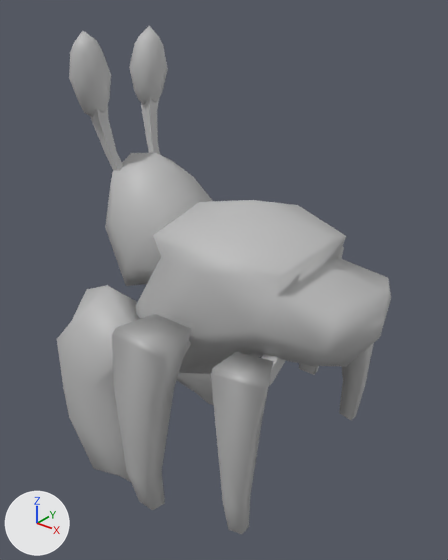
Renders of the FBX model Assets/Models/Main_Crabbo.fbx from each side of a commit.
The view is the same before and after, from a camera (50 mm lens) standing at (0.0353, -0.0321, 0.0345) and looking at (0.0094, 0.0002, 0.0145). Every picture has the same lights, and +X, +Y and +Z are marked at lower left. Where no turn or scale is listed for an object, it has been applied to the vertices.

The older version as bpy lines, for what is in view:
```python
ob_ge0_mainlegr2 = bpy.data.objects.new('Ge0_MainLegR2', me_mesh_005)
ob_ge0_mainlegr2.location = (0.0, 0.0, 0.0)
ob_geo_mainbody = bpy.data.objects.new('Geo_MainBody', me_mesh_007)
ob_geo_mainbody.location = (0.0, 0.0, 0.0)
ob_geo_mainclawl = bpy.data.objects.new('Geo_MainClawL', me_mesh)
ob_geo_mainclawl.location = (0.0, 0.0, 0.0)
ob_geo_mainclawr = bpy.data.objects.new('Geo_MainClawR', me_mesh_003)
ob_geo_mainclawr.location = (0.0, 0.0, 0.0)
ob_geo_mainhead = bpy.data.objects.new('Geo_MainHead', me_mesh_006)
ob_geo_mainhead.location = (0.0, 0.0, 0.0)
ob_geo_mainlegl2 = bpy.data.objects.new('Geo_MainLegL2', me_mesh_002)
ob_geo_mainlegl2.location = (0.0, 0.0, 0.0)
ob_geo_mainlegr1 = bpy.data.objects.new('Geo_MainLegR1', me_mesh_004)
ob_geo_mainlegr1.location = (0.0, 0.0, 0.0)
```
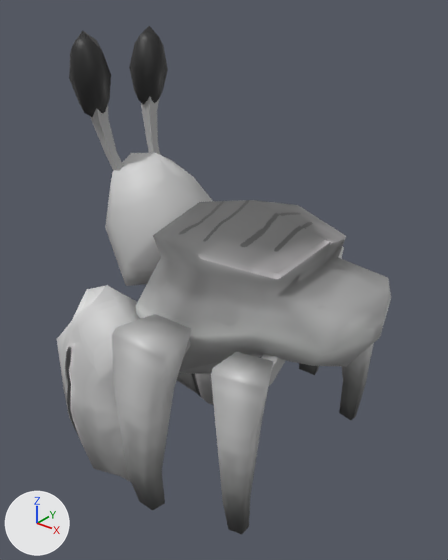
What changed in the scene script:
```text
Add img_crabtx_png:
    img_crabtx_png = load_image('crabtx.png', 'crabtx.png', 2048, 2048, 'sRGB')
Add mat_lambert2:
    mat_lambert2 = principled_material('lambert2')
    mat_lambert2.texture = img_crabtx_png
Change me_mesh_004:
    where me_mesh_004.from_pydata(...)  # 18 vertices, 15 faces; spans x 0.00921..0.01366, y -0.01159..-0.00743, z 0.00205..0.01506
    remove me_mesh_004.materials.append(mat_lambert1)  # grey #bcbcbc
    add me_mesh_004.materials.append(mat_lambert2)  # picture img_crabtx_png
Change me_mesh_007:
    where me_mesh_007.from_pydata(...)  # 90 vertices, 72 faces; spans x 0.0039..0.0223, y -0.0098..0.0098, z 0.0059..0.0213
    remove me_mesh_007.materials.append(mat_lambert1)  # grey #bcbcbc
    add me_mesh_007.materials.append(mat_lambert2)  # picture img_crabtx_png
Change me_mesh_003:
    where me_mesh_003.from_pydata(...)  # 34 vertices, 32 faces; spans x -0.0033..0.0082, y -0.0094..-0.0026, z -0.0033..0.0148
    remove me_mesh_003.materials.append(mat_lambert1)  # grey #bcbcbc
    add me_mesh_003.materials.append(mat_lambert2)  # picture img_crabtx_png
Change me_mesh_002:
    where me_mesh_002.from_pydata(...)  # 18 vertices, 15 faces; spans x 0.0152..0.01872, y 0.00522..0.0089, z 0.00114..0.01347
    remove me_mesh_002.materials.append(mat_lambert1)  # grey #bcbcbc
    add me_mesh_002.materials.append(mat_lambert2)  # picture img_crabtx_png
Change me_mesh_006:
    where me_mesh_006.from_pydata(...)  # 125 vertices, 108 faces; spans x -0.0014..0.0092, y -0.0045..0.0045, z 0.0118..0.0314
    remove me_mesh_006.materials.append(mat_lambert1)  # grey #bcbcbc
    add me_mesh_006.materials.append(mat_lambert2)  # picture img_crabtx_png
Change me_mesh_005:
    where me_mesh_005.from_pydata(...)  # 18 vertices, 15 faces; spans x 0.0152..0.01872, y -0.00885..-0.00517, z 0.00114..0.01347
    remove me_mesh_005.materials.append(mat_lambert1)  # grey #bcbcbc
    add me_mesh_005.materials.append(mat_lambert2)  # picture img_crabtx_png
```

Pixel boxes [x1, y1, x2, y2] of what changed, in the pictures (448 x 560 px):
'Geo_MainBody', recoloured
    both: [136, 200, 391, 386]
'Geo_MainHead', recoloured
    both: [69, 26, 213, 286]
'Geo_MainLegR1', recoloured
    both: [112, 314, 191, 510]
'Geo_MainClawR', recoloured
    both: [57, 285, 139, 482]
'Ge0_MainLegR2', recoloured
    both: [211, 355, 274, 534]
'Geo_MainLegL2', recoloured
    both: [339, 359, 370, 420]
